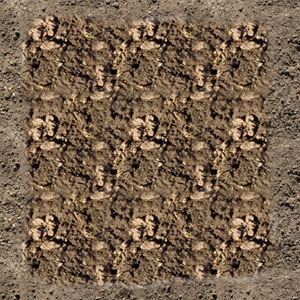
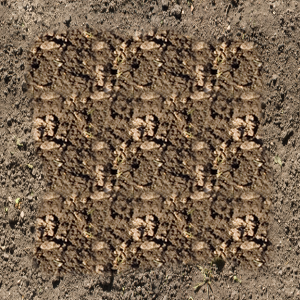
Comparing the layer stacks of the two 300 x 300 images. Changes:
renamed "Background copy" to "Pasted Layer #1", painted on it over (x1=0, y1=0, x2=300, y2=300)
removed layer "Background" over (x1=0, y1=0, x2=300, y2=300)
